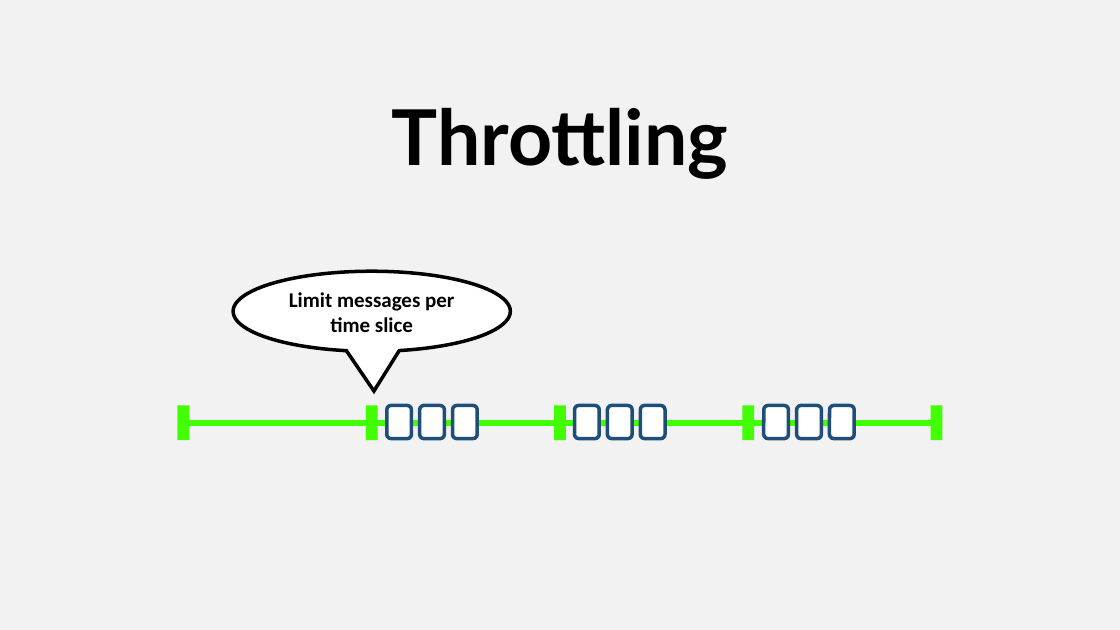
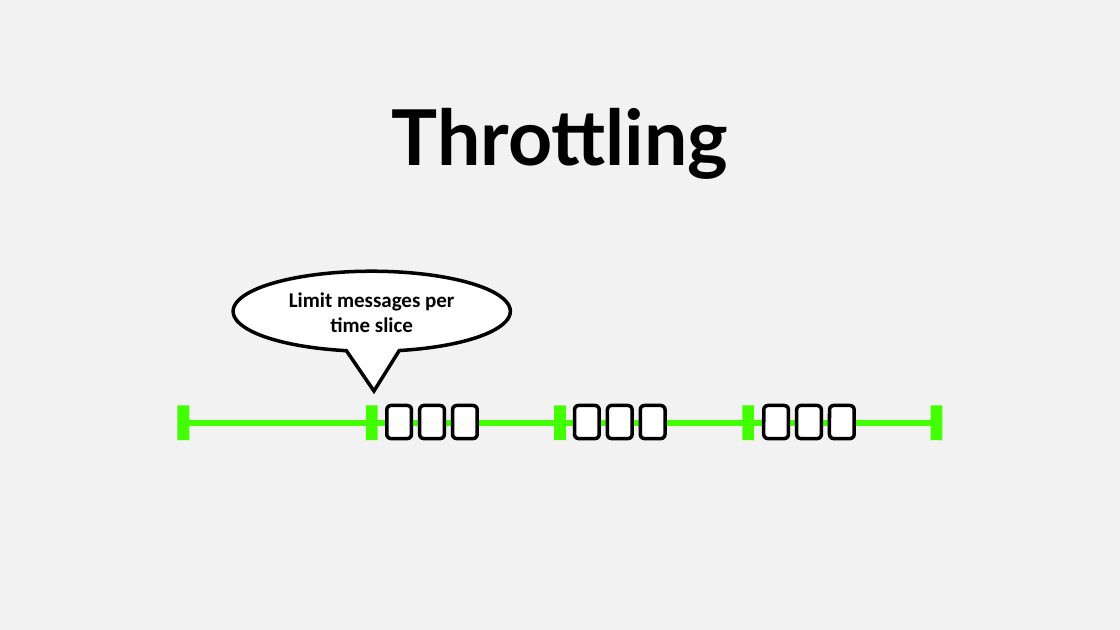
Before and after one commit to asynkron/website, a slide deck: slide 30 of media/logo.pptx. Drawn at 1120x630 pixels with LibreOffice and Linux fonts; fonts in the diff are those of the drawing. Boxes give left, top, right and bottom in pixels: in the first picture for what was removed or moved away, otherwise in the second. Text is boxed around its words. In the diff, an @@ line names an element or a change of style, - is before the commit and + after.

```diff
--- a/media/logo.pptx
+++ b/media/logo.pptx
@@ outline #1F4E79 3 pt to #000000 3 pt in 9 elements at (386, 406, 411, 439), (420, 406, 444, 439), (453, 406, 477, 439), (575, 406, 599, 439), (607, 406, 632, 439), (640, 406, 665, 439), (764, 406, 788, 439), (797, 406, 821, 439), (830, 406, 854, 439) @@
```
Also in this commit, not shown: 6 other slides changed.
